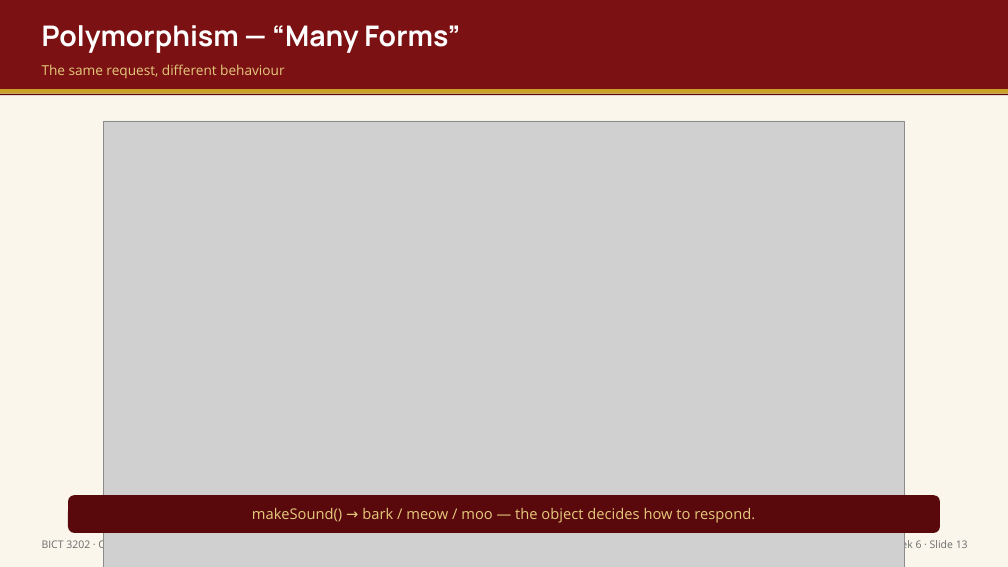
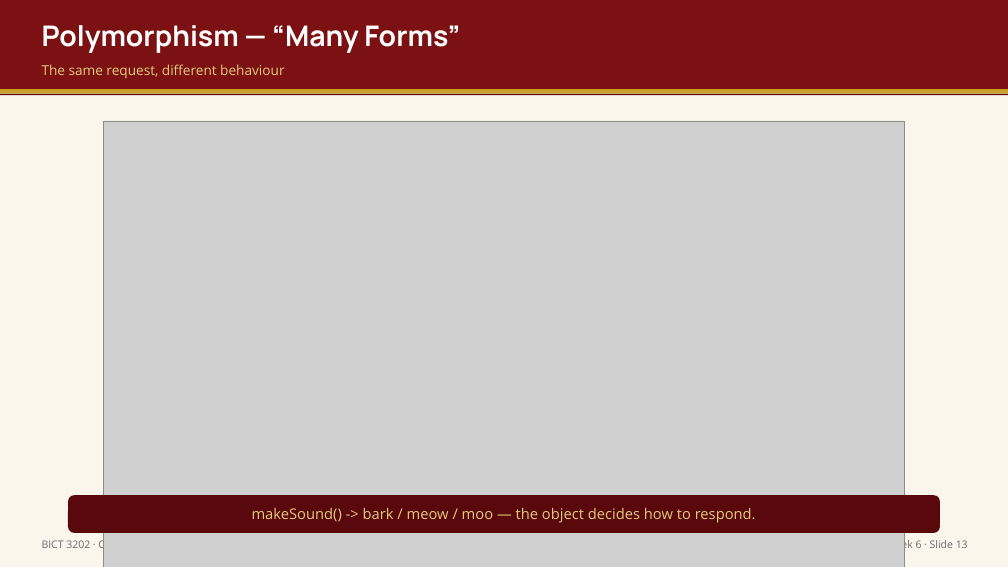
Before and after one commit to mrtc-solutions/OOP-MODULE, a slide deck: slide 14 of output/week6/Week6_Presentation_BICT3202_OOAD.pptx. Drawn at 1008x567 pixels with LibreOffice and Linux fonts; fonts in the diff are those of the drawing; grey boxes stand for pictures. Boxes give left, top, right and bottom in pixels: in the first picture for what was removed or moved away, otherwise in the second. Text is boxed around its words. In the diff, an @@ line names an element or a change of style, - is before the commit and + after.

```diff
--- a/output/week6/Week6_Presentation_BICT3202_OOAD.pptx
+++ b/output/week6/Week6_Presentation_BICT3202_OOAD.pptx
@@ text at [252,508,756,523]: text changed @@
-makeSound() → bark / meow / moo — the object decides how to respond.
+makeSound() -> bark / meow / moo — the object decides how to respond.
```
Also in this commit, not shown: 5 other slides changed, 44 other files.
